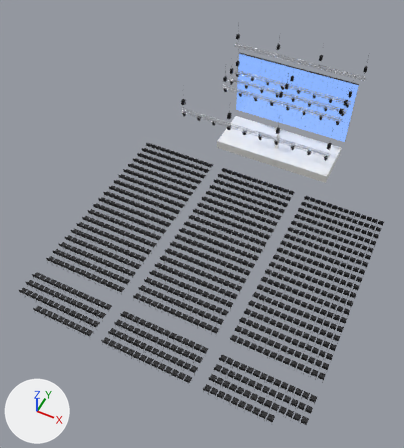
Two versions of the glTF model samples/minimal-keynote.glb, one commit apart.
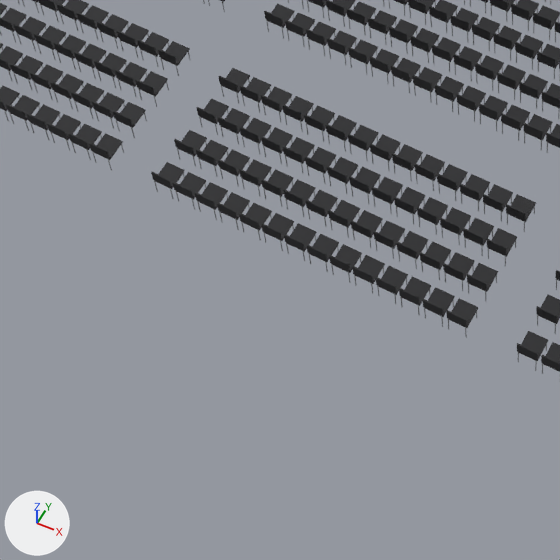
The first picture shows the older version from a 50 mm camera at (13.3, -42.3, 39.7) aimed at (-0.8, -14.2, 4.5). The close-ups show the older and then the newer version on the part from 15% to 53% of the width and 65% to 100% of the height of that picture. Only the edits that show in the close-ups are written down. Every picture has the same lights, and +X, +Y and +Z are marked at lower left. Where no turn or scale is listed for an object, it has been applied to the vertices.

The scene before the commit, as lines of its bpy script (objects in view):
```python
me_sc_chair_generic_chair_stack = bpy.data.meshes.new('SC_CHAIR_GENERIC_CHAIR_STACK')
me_sc_chair_generic_chair_stack.from_pydata(...)  # a box spanning x -230.0..230.0, y -450.0..-410.0, z -240.0..270.0, material slot 0; a box spanning x -230.0..230.0, y -830.0..-520.0, z -270.0..-240.0, material slot 0; a 16-sided cylinder along y spanning x -215.0..-195.0, y -800.0..0.0, z -265.0..-245.0, material slot 1; a 16-sided cylinder along y spanning x -215.0..-195.0, y -410.0..0.0, z 225.0..245.0, material slot 1; a 16-sided cylinder along y spanning x 195.0..215.0, y -800.0..0.0, z -265.0..-245.0, material slot 1; a 16-sided cylinder along y spanning x 195.0..215.0, y -410.0..0.0, z 225.0..245.0, material slot 1
me_sc_chair_generic_chair_stack.materials.append(mat_sc_chair_seat)  # black #222225
me_sc_chair_generic_chair_stack.materials.append(mat_sc_chair_frame_steel)  # grey #96969b
ob_seat_z_14 = bpy.data.objects.new('SEAT.Z.14', me_sc_chair_generic_chair_stack)
ob_seat_z_14.parent = ob_70_01_seating
ob_seat_z_14.location = (-1960.0, 0.0, -25435.0)
ob_seat_z_23 = bpy.data.objects.new('SEAT.Z.23', me_sc_chair_generic_chair_stack)
ob_seat_z_23.parent = ob_70_01_seating
ob_seat_z_23.location = (3080.0, 0.0, -25435.0)
```
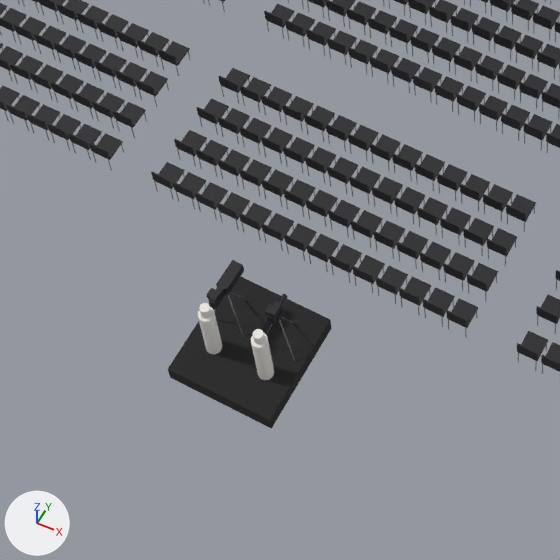
Where the change shows, as pixel boxes (x1, y1, x2, y2) in the close-ups (560 x 560 px):
'BC.PLATFORM.FOH', added (black): after (168, 276, 331, 429)
'BC.CAM.1.OP', added: after (198, 303, 222, 354)
'BC.CAM.2.OP', added: after (251, 329, 274, 380)
'BC.CAM.1', added (black): after (207, 260, 244, 309)
'BC.CAM.2', added: after (265, 294, 288, 325)
'BC.CAM.2.SUPPORT', added: after (266, 309, 295, 362)
'BC.CAM.1.SUPPORT', added: after (214, 291, 246, 338)

Edits to the bpy script that builds the scene:
```text
Add ob_bc_cam_2_op:
    ob_bc_cam_2_op = bpy.data.objects.new('BC.CAM.2.OP', me_bc_cam_2_op)  # 72 vertices, 128 faces; spans x -0.17..0.17, y -0.17..0.17, z 0.0..1.75; in mat_sc_reference_figure (white #ebe8e3)
    ob_bc_cam_2_op.location = (0.62, -28.37, 0.41)
Add ob_bc_cam_1_op:
    ob_bc_cam_1_op = bpy.data.objects.new('BC.CAM.1.OP', me_bc_cam_1_op)  # 72 vertices, 128 faces; spans x -0.17..0.17, y -0.17..0.17, z 0.0..1.75; in mat_sc_reference_figure (white #ebe8e3)
    ob_bc_cam_1_op.location = (-0.62, -28.37, 0.41)
Add ob_bc_cam_2_support:
    ob_bc_cam_2_support = bpy.data.objects.new('BC.CAM.2.SUPPORT', me_bc_cam_2_support)  # 109 vertices, 204 faces; spans x -0.426..0.436, y -0.264..0.495, z -1.506..-0.06; in mat_sc_camera (black #26262a), mat_sc_leg_steel (grey #9a9aa0)
    ob_bc_cam_2_support.location = (0.61, -27.68, 1.91)
Add ob_bc_cam_2:
    ob_bc_cam_2 = bpy.data.objects.new('BC.CAM.2', me_sc_cam_hdc3500_cj20ex7_8b)  # 52 vertices, 88 faces; spans x -0.109..0.115, y -0.253..0.349, z -0.137..0.283; in mat_sc_camera (black #26262a)
    ob_bc_cam_2.location = (0.61, -27.68, 1.91)
Add ob_bc_cam_1_support:
    ob_bc_cam_1_support = bpy.data.objects.new('BC.CAM.1.SUPPORT', me_bc_cam_1_support)  # 109 vertices, 204 faces; spans x -0.436..0.426, y -0.264..0.495, z -1.506..-0.06; in mat_sc_camera (black #26262a), mat_sc_leg_steel (grey #9a9aa0)
    ob_bc_cam_1_support.location = (-0.61, -27.68, 1.91)
Add ob_bc_cam_1:
    ob_bc_cam_1 = bpy.data.objects.new('BC.CAM.1', me_sc_cam_hdc3500_uhd_digisuper_90_uj90x9b)  # a box spanning x -69.0..69.0, y -134.0..134.0, z -480.0..-112.0; a box spanning x -110.0..110.0, y -284.0..-134.0, z -460.0..-280.0; a box spanning x -125.0..125.0, y -128.0..128.0, z -112.0..498.0; in mat_sc_camera (black #26262a)
    ob_bc_cam_1.parent = ob_80_01_cameras
    ob_bc_cam_1.location = (-609.6, -1906.0, -27675.0)
    ob_bc_cam_1.rotation_euler = (0.0104, 0.0206, 0.0)  # degrees (0.6, 1.2, 0)
Add ob_80_01_cameras:
    ob_80_01_cameras = bpy.data.objects.new('80_01_CAMERAS', None)
    ob_80_01_cameras.parent = ob_80_broadcast
    ob_80_01_cameras.location = (0.0, 0.0, 0.0)
Add ob_80_broadcast:
    ob_80_broadcast = bpy.data.objects.new('80_BROADCAST', None)
    ob_80_broadcast.parent = ob_stagecraft
    ob_80_broadcast.location = (0.0, 0.0, 0.0)
Add ob_bc_platform_foh:
    ob_bc_platform_foh = bpy.data.objects.new('BC.PLATFORM.FOH', me_bc_platform_foh)  # a box spanning x -1.22..1.22, y -29.21..-26.78, z 0.0..0.41; in mat_sc_camera_platform (black #1e1e20)
    ob_bc_platform_foh.location = (0.0, 0.0, 0.0)
```
